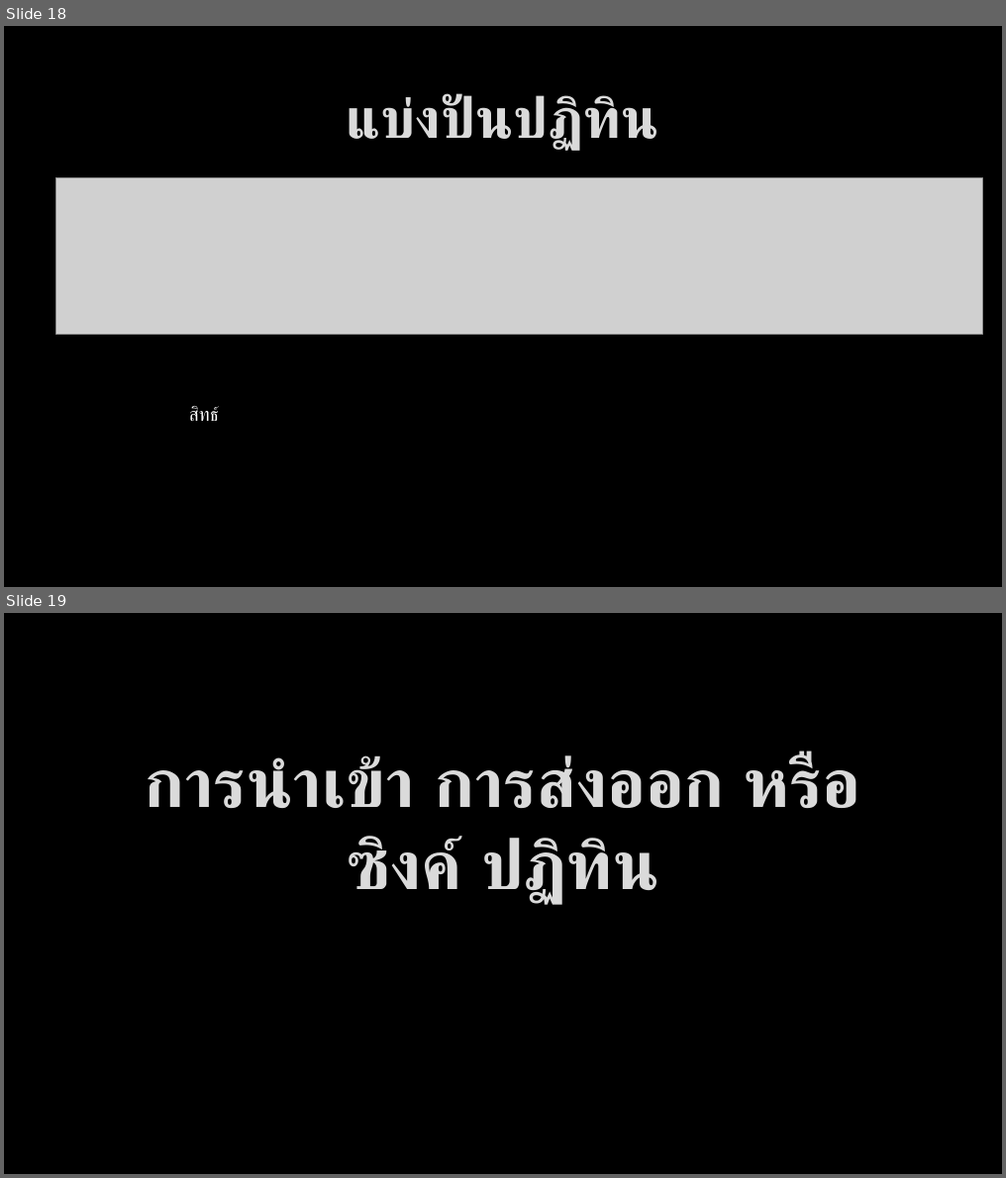
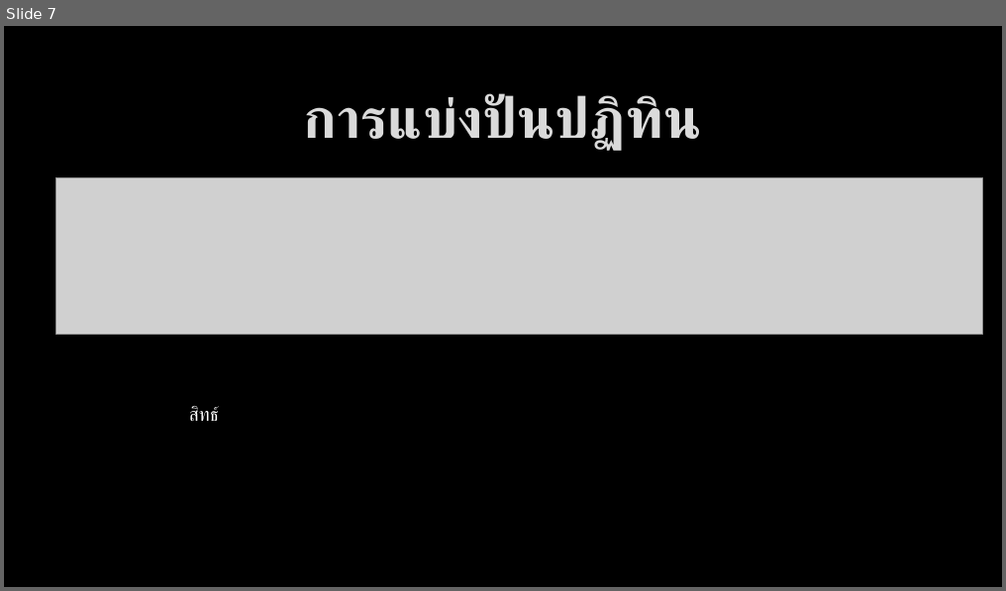
Before and after one commit to bratchasak/gcalendar, a slide deck: Google Calendar.pptx. Shown one above the other, each under a label of ours: slides 18 and 19 before the commit, slide 7 after it. The pictures are 1006x1178 and 1006x591 pixels, drawn with LibreOffice and Linux fonts; fonts in the diff are those of the drawing; grey boxes stand for pictures; background and template pictures are left out. Boxes give left, top, right and bottom in pixels: in the first picture for what was removed or moved away, otherwise in the second. Text is boxed around its words. In the diff, an @@ line names an element or a change of style, - is before the commit and + after.

```diff
--- a/Google Calendar.pptx
+++ b/Google Calendar.pptx
@@ slide 19 removed at (4,613,1002,1174), background picture (left out) @@
@@ title removed at (144,754,861,905) @@
-การนำเข้า การส่งออก หรือซิงค์ ปฏิทิน
@@ what was slide 18 is now slide 7 @@
@@ slide 7 changed as well @@
@@ title at (304,93,701,151): text changed @@
-แบ่งปันปฏิทิน
+การแบ่งปันปฏิทิน
```
Also in this commit, not shown: 7 other slides changed, 15 other slides removed, 1 other file.
